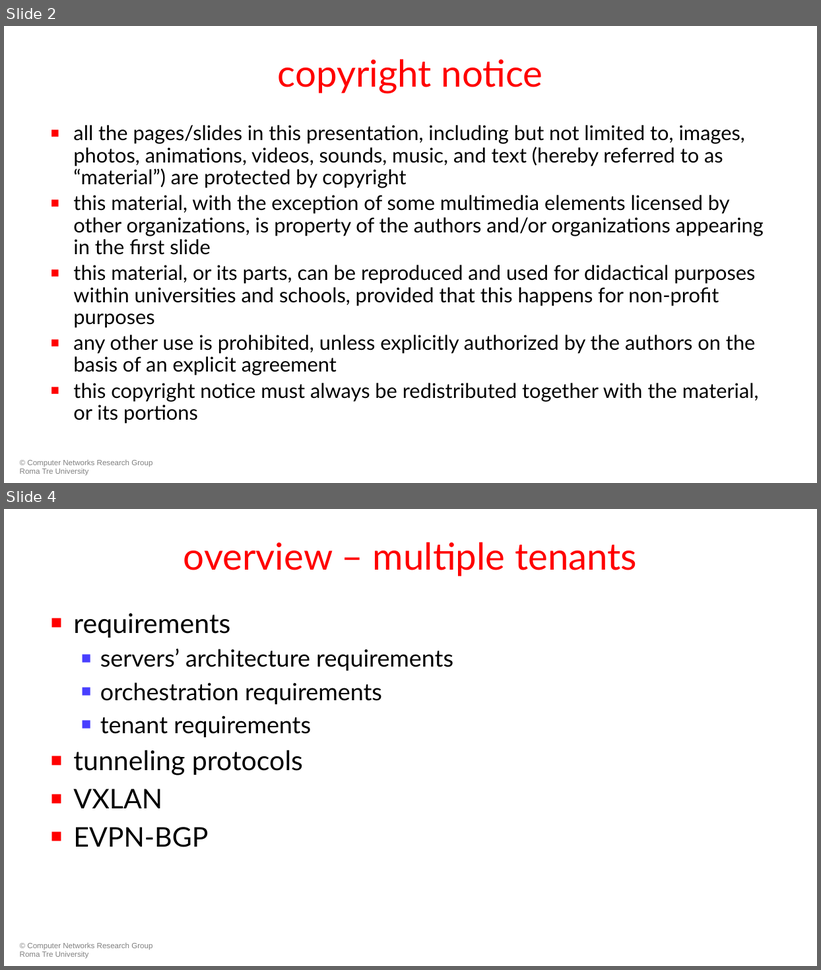
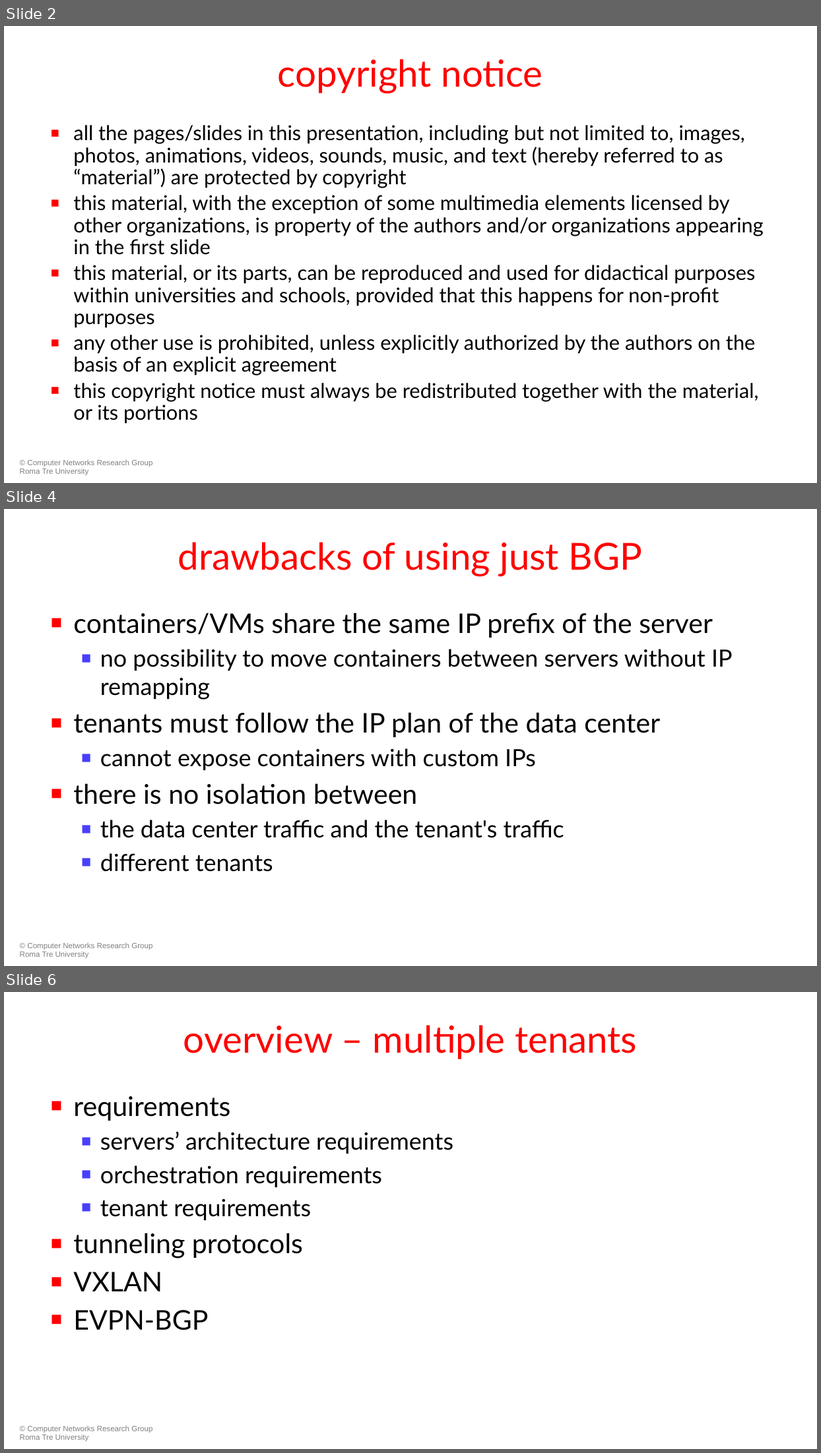
Before and after one commit to KatharaFramework/Kathara-Labs, a slide deck: main-labs/data-center-routing/data-center-vxlan/052-kathara-data_center_vxlan.pptx. Shown one above the other, each under a label of ours: slides 2 and 4 before the commit, slides 2, 4 and 6 after it; the slides between them are not shown. The pictures are 821x970 and 821x1453 pixels, drawn with LibreOffice and Linux fonts; fonts in the diff are those of the drawing; background and template pictures are left out. Boxes give left, top, right and bottom in pixels: in the first picture for what was removed or moved away, otherwise in the second. Text is boxed around its words. In the diff, an @@ line names an element or a change of style, - is before the commit and + after.

Commit message:
Remove fabric prefixes in data center labs (#43)
* Small changes to data center VXLAN slides

* Remove all IPv4 addresses on BGP data center fabric

* Removed prefixes from fabric in vxlan lab

```diff
--- a/main-labs/data-center-routing/data-center-vxlan/052-kathara-data_center_vxlan.pptx
+++ b/main-labs/data-center-routing/data-center-vxlan/052-kathara-data_center_vxlan.pptx
@@ slide 4 added at [4, 509, 817, 966], background #FFFFFF; not listed: 1 template element that a slide beside it also shows @@
@@ title added at [178, 542, 643, 576], 44 pt, text #FF0000 @@
+drawbacks of using just BGP
@@ text added at [73, 613, 733, 872], 28 pt, text #000000 @@
+■ containers/VMs share the same IP prefix of the server
+  ■ no possibility to move containers between servers without IP remapping
+■ tenants must follow the IP plan of the data center
+  ■ cannot expose containers with custom IPs
+■ there is no isolation between
+  ■ the data center traffic and the tenant's traffic
+  ■ different tenants
@@ what was slide 4 is now slide 6 @@
```
Also in this commit, not shown: 3 slides changed, 1 other slide added, 14 other files.
